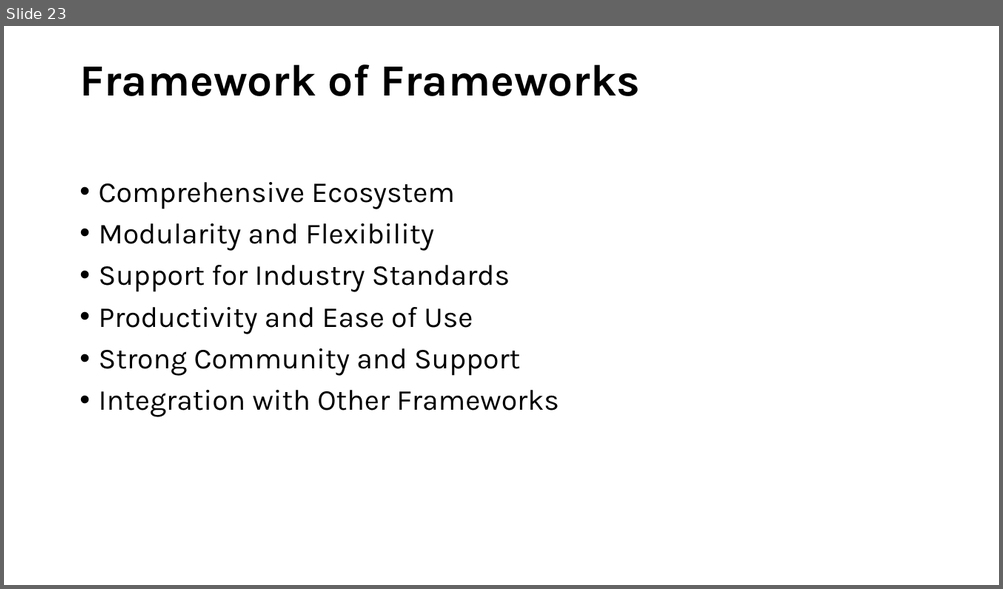
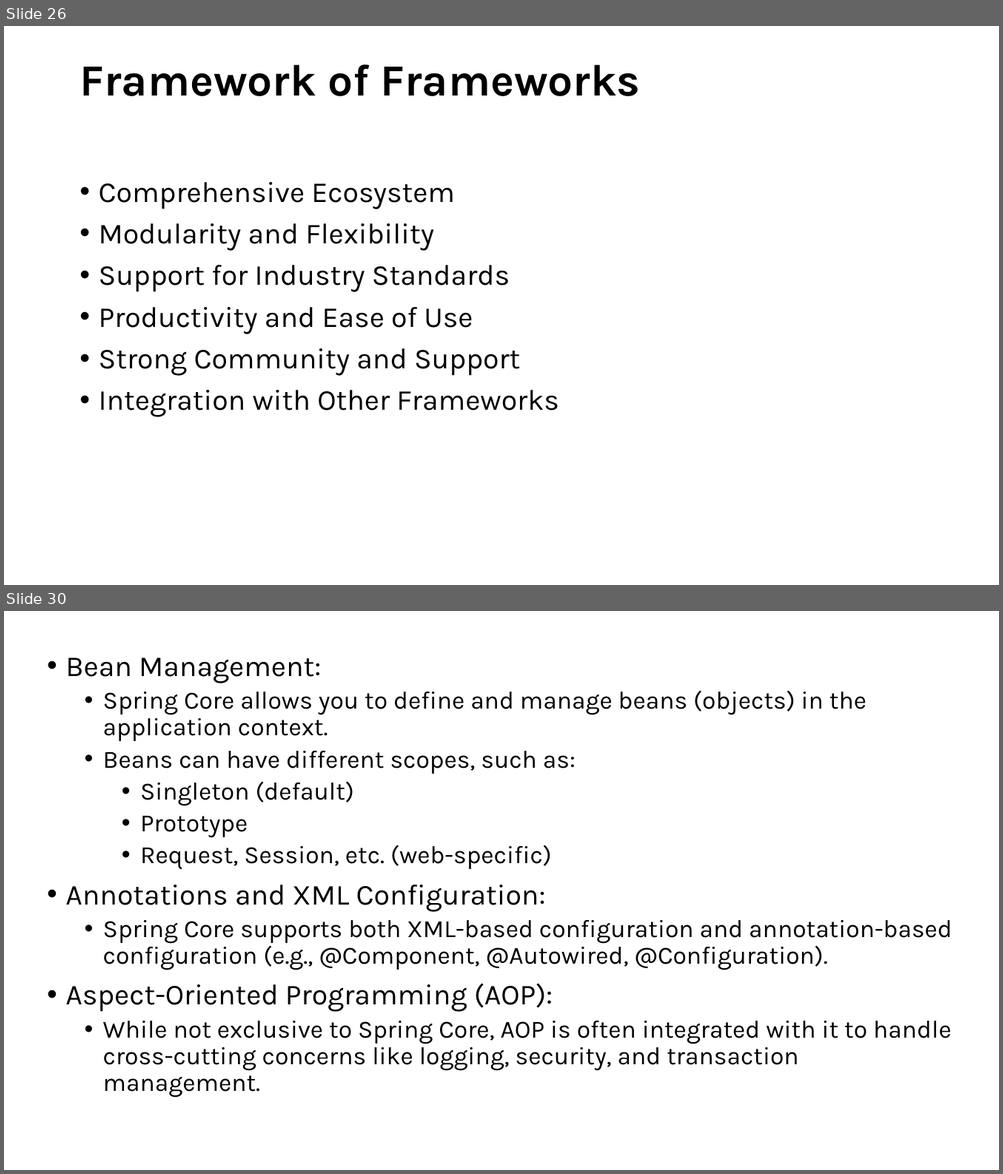
Before and after one commit to ProgrammingStairs/Hibernate-330pm, a slide deck: Spring Introduction.pptx. Shown one above the other, each under a label of ours: slide 23 before the commit, slides 26 and 30 after it; the slides between them are not shown. The pictures are 1003x589 and 1003x1174 pixels, drawn with LibreOffice and Linux fonts; fonts in the diff are those of the drawing. Boxes give left, top, right and bottom in pixels: in the first picture for what was removed or moved away, otherwise in the second. Text is boxed around its words. In the diff, an @@ line names an element or a change of style, - is before the commit and + after.

```diff
--- a/Spring Introduction.pptx
+++ b/Spring Introduction.pptx
@@ slide 30 added at bbox=[4, 611, 999, 1170], background #FFFFFF @@
@@ text added at bbox=[65, 658, 952, 1098], 24 pt, text #000000 @@
+• Bean Management:
+  • Spring Core allows you to define and manage beans (objects) in the application context.
+  • Beans can have different scopes, such as:
+    • Singleton (default)
+    • Prototype
+    • Request, Session, etc. (web-specific)
+• Annotations and XML Configuration:
+  • Spring Core supports both XML-based configuration and annotation-based configuration (e.g., @Component, @Autowired, @Configuration).
+• Aspect-Oriented Programming (AOP):
+  • While not exclusive to Spring Core, AOP is often integrated with it to handle cross-cutting concerns like logging, security, and transaction management.
@@ what was slide 23 is now slide 26 @@
```
Also in this commit, not shown: 3 slides changed, 9 other slides added.
